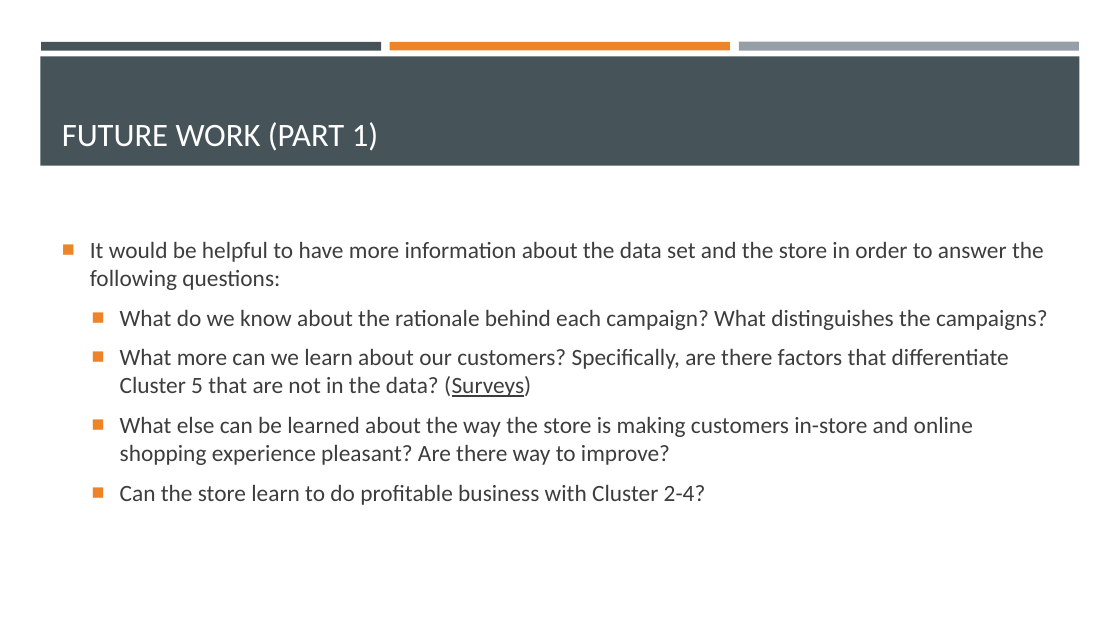
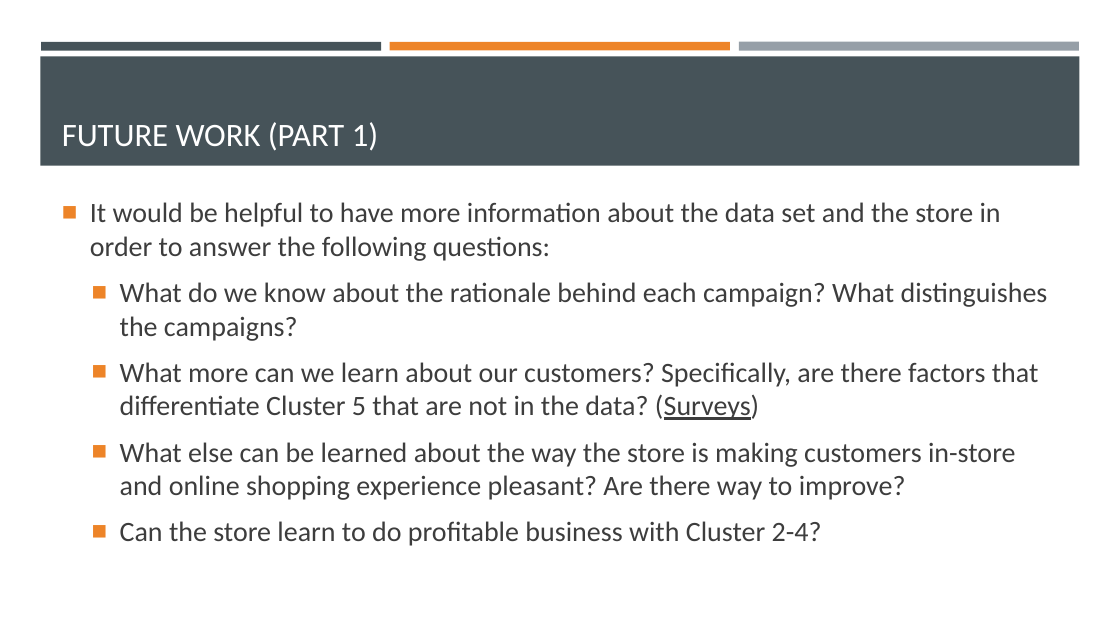
Before and after one commit to dapopov-st/store-customer-segmentation, a slide deck: slide 31 of Customer-Segmentation-Presentation.pptx. Drawn at 1120x630 pixels with LibreOffice and Linux fonts; fonts in the diff are those of the drawing. Boxes give left, top, right and bottom in pixels: in the first picture for what was removed or moved away, otherwise in the second. Text is boxed around its words. In the diff, an @@ line names an element or a change of style, - is before the commit and + after.

```diff
--- a/Customer-Segmentation-Presentation.pptx
+++ b/Customer-Segmentation-Presentation.pptx
@@ text "It would be helpful to ..." at box(90, 202, 1048, 546): size 20 to 24 pt @@
```
Also in this commit, not shown: 17 other slides changed, 1 other file.
